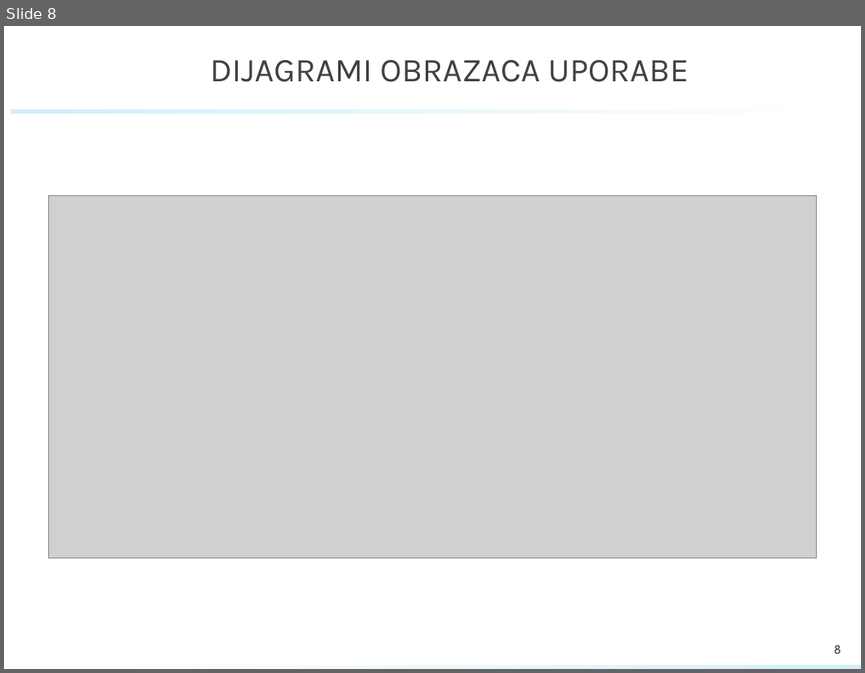
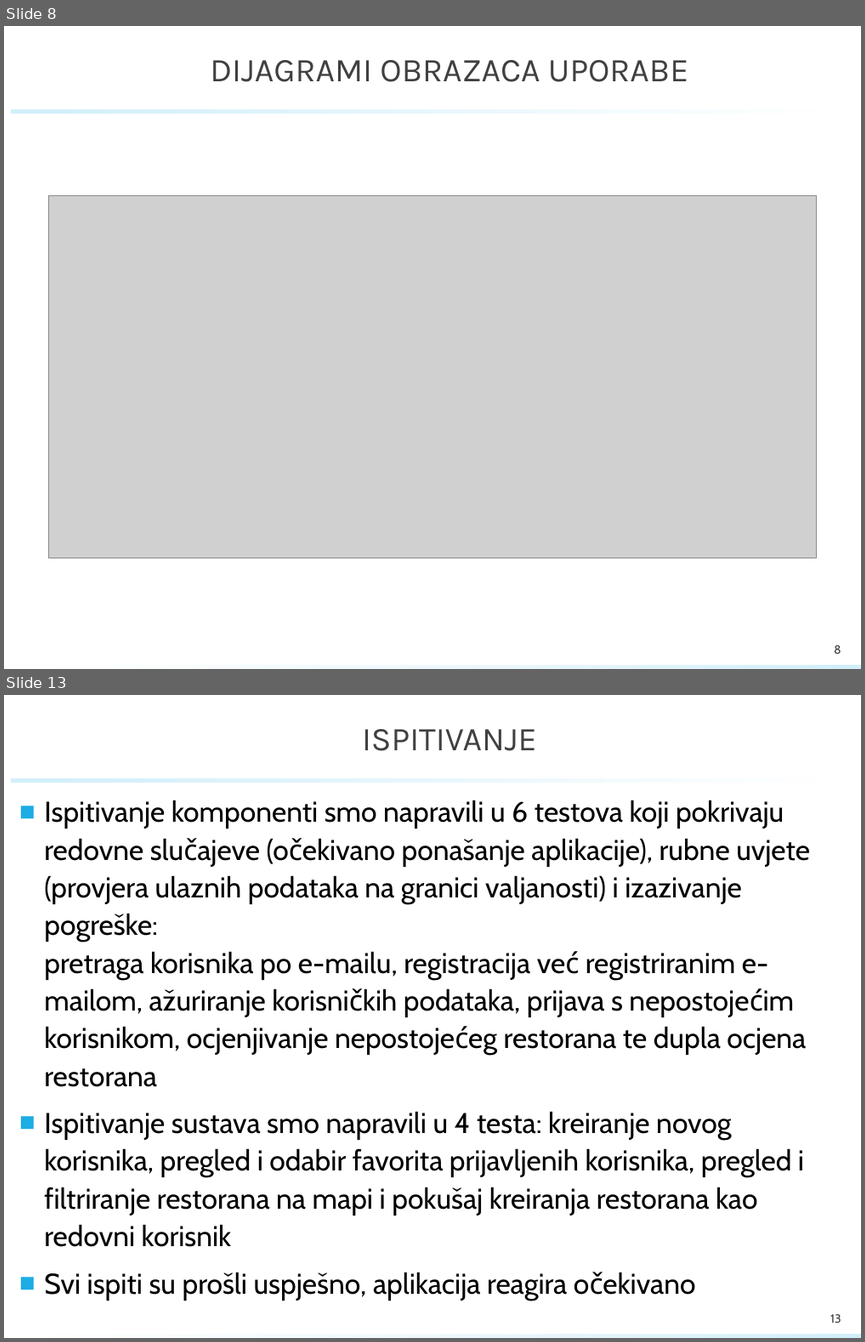
Before and after one commit to karlokus/RestoraniZEGE, a slide deck: dokumentacija/PROINZ_TG16.01_restoraniZEGE.pptx. Shown one above the other, each under a label of ours: slide 8 before the commit, slides 8 and 13 after it; the slides between them are not shown. The pictures are 865x673 and 865x1342 pixels, drawn with LibreOffice and Linux fonts; fonts in the diff are those of the drawing; grey boxes stand for pictures; background and template pictures are left out. Boxes give left, top, right and bottom in pixels: in the first picture for what was removed or moved away, otherwise in the second. Text is boxed around its words. In the diff, an @@ line names an element or a change of style, - is before the commit and + after.

```diff
--- a/dokumentacija/PROINZ_TG16.01_restoraniZEGE.pptx
+++ b/dokumentacija/PROINZ_TG16.01_restoraniZEGE.pptx
@@ slide 13 added at [4, 695, 861, 1338], background #FFFFFF; not listed: 2 template elements that a slide beside it also shows @@
@@ title added at [362, 729, 537, 751], 28 pt, text #404040 @@
+ISPITIVANJE
@@ text added at [44, 800, 810, 1300], 24 pt, text #000000 @@
+■ Ispitivanje komponenti smo napravili u 6 testova koji pokrivaju redovne slučajeve (očekivano ponašanje aplikacije), rubne uvjete (provjera ulaznih podataka na granici valjanosti) i izazivanje pogreške:
+  pretraga korisnika po e-mailu, registracija već registriranim e-mailom, ažuriranje korisničkih podataka, prijava s nepostojećim korisnikom, ocjenjivanje nepostojećeg restorana te dupla ocjena restorana
+■ Ispitivanje sustava smo napravili u 4 testa: kreiranje novog korisnika, pregled i odabir favorita prijavljenih korisnika, pregled i filtriranje restorana na mapi i pokušaj kreiranja restorana kao redovni korisnik
+■ Svi ispiti su prošli uspješno, aplikacija reagira očekivano
@@ page number added at [830, 1314, 841, 1322], 10 pt, text #404040 @@
+13
```
Also in this commit, not shown: 2 slides changed, 4 other slides added.
